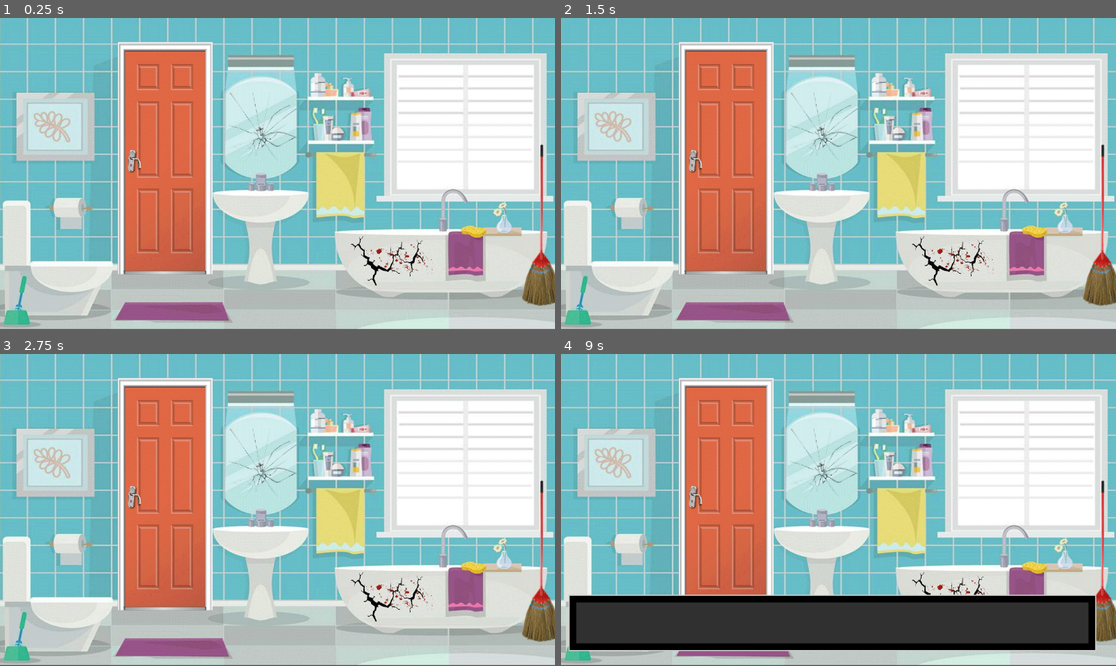
Above: before the commit, frames 1-4 (two rows, left to right).
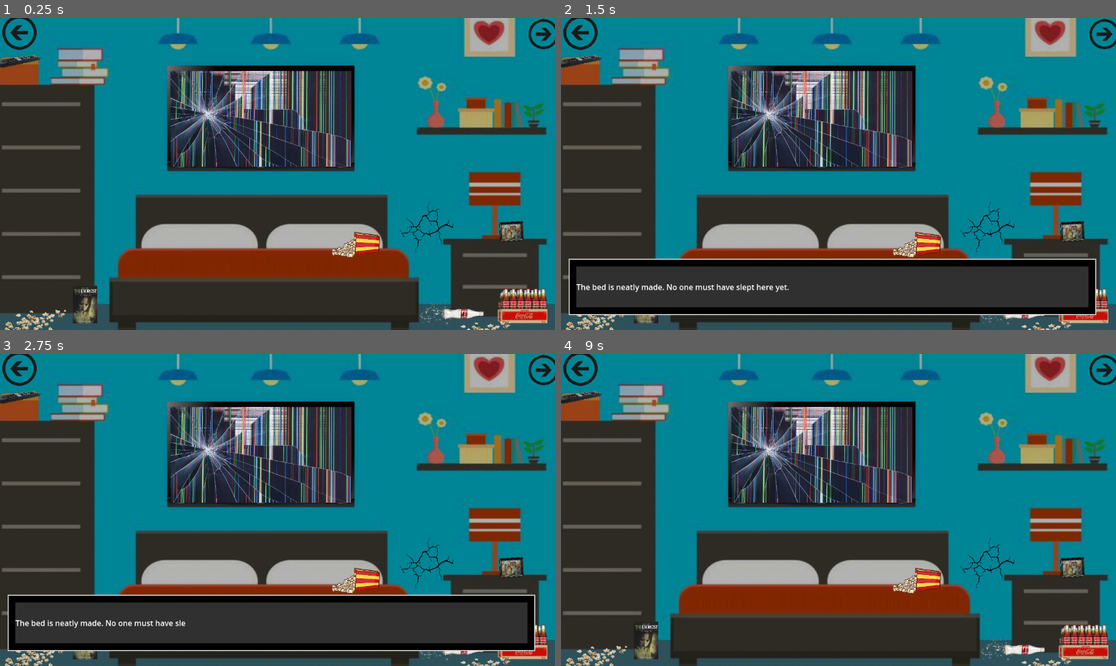
Above: after the commit, the same moments.

Repository: allenyxu2004/CabinConundrum
Game: Godot game, scene res://bathroom.tscn
Same seed, same stepped clock (60 frames per second), same inputs: the game is played once before the commit and once after it. Video files are missing from this copy of the repository; at most half a second of black plays in their place.
Inputs (mouse positions are in pixels of both pictures, inside the frame that each line leads up to):
- Up to frame 1 (0.25 s): no input
- Up to frame 2 (1.5 s): tap Enter at 0.5 s; move the mouse to (943, 261) at 0.52 s; click (943, 261) at 0.67 s; move the mouse to (882, 208) at 1.27 s; click (882, 208) at 1.42 s
- Up to frame 3 (2.75 s): tap Space at 2 s; click (321, 544) at 2.17 s
- Up to frame 4 (9 s): move the mouse to (599, 606) at 2.77 s; click (599, 606) at 2.92 s; tap Enter at 3.5, 5 s; move the mouse to (1005, 556) at 3.52 s; click (1005, 556) at 3.67 s; tap Space at 4.25, 5.75 s; move the mouse to (672, 463) at 4.27 s; click (672, 463) at 4.42 s; move the mouse to (866, 510) at 5.02 s; click (866, 510) at 5.17 s; move the mouse to (755, 432) at 5.77 s; click (755, 432) at 5.92 s; move the mouse to (960, 494) at 6.52 s; click (960, 494) at 6.67 s; move the mouse to (727, 525) at 7.27 s; click (727, 525) at 7.42 s; move the mouse to (894, 441) at 8.02 s; click (894, 441) at 8.17 s; move the mouse to (810, 572) at 8.77 s; click (810, 572) at 8.92 s

The runs differ from the first frame. In frame 1, 100% of the frame differs, in the area x 0-100%, y 0-100%; in frame 2, 99%; in frame 3, 100%; in frame 4, 92%.

Commit message:
Fixed bottle cutscene

Diff:
--- a/Cabin Conundrum/Bathroom.gd
+++ b/Cabin Conundrum/Bathroom.gd
@@ -11,17 +11,17 @@
 var bedroom = false
 # Called when the node enters the scene tree for the first time.
 func _ready():
-	$Camera2D.position.x = -90
-	$Camera2D.position.y = -70
+	$Camera2D.position.x = 2000
+	$Camera2D.position.y = 0
 	$CanvasLayer.visible = false
 	$MirrorCrack.visible = false
 	$BackArrow.visible = false
 	toggle_visiblity_off()
-	$VideoStreamPlayer.play()
-	await get_tree().create_timer(9.0).timeout
-	$TextBox.add_text("What the heck just happened? Where am I? I have to get out.")
-	await get_tree().create_timer(4.0).timeout
-	$TextBox.hide_textbox()
+#	$VideoStreamPlayer.play()
+#	await get_tree().create_timer(9.0).timeout
+#	$TextBox.add_text("What the heck just happened? Where am I? I have to get out.")
+#	await get_tree().create_timer(4.0).timeout
+#	$TextBox.hide_textbox()
 	$VideoStreamPlayer.visible = false
 	$Mirror.visible = true
 	$OpenMirror.visible = false
@@ -205,6 +205,7 @@
 		$BloodyBathtub.visible = false
 		$BathtubBloodyHands.visible = false
 		$BackArrow.visible = false
+		$Mirror.visible = true
 
 # ========================================================================
 # ========================================================================
@@ -306,16 +307,32 @@
 			$ExorcistFlashback.visible = false
 			display_text("That movie gave me some serious trauma.", 1.5)
 
+var crackCutscene = false
+
 func crack_interact(viewport, event, shape_idx):
 	if event is InputEventMouseButton and event.button_index == MOUSE_BUTTON_LEFT:
-		if bottles:
-			display_text("The crack here fits the shape of the bottle. I wonder...", 2.0)
-			$WallCrack.visible = true
-			$WallCrack.play()
-			await get_tree().create_timer(7.0)
-			$WallCrack.visible = false
-		else:
-			display_text("I wonder what made this crack in the wall", 1.5)
+		if crackCutscene == false:
+			display_text("The crack here fits the shape of a bottle. I wonder...", 1.5)
+			$wallcrack.visible = true
+			$wallcrack.play()
+			await get_tree().create_timer(8.0).timeout
+			$wallcrack.visible = false
+			display_text("I must have thrown it there.", 1.5)
+			crackCutscene = true
+		else:
+			display_text("I must have thrown a bottle there.", 1.5)
+
+
+#		display_text("The crack here fits the shape of the bottle. I wonder...", 2.0)
+#		await get_tree().create_timer(2.0)
+##			$wallcrack.visible = true
+##			$wallcrack.play()
+##			await get_tree().create_timer(7.0)
+##			$wallcrack.visible = false
+##			await get_tree().create_timer(7.0)
+#		display_text("I must have thrown it at the wall.", 2.0)
+##		elif bottles == false:
+##			display_text("I wonder what made this crack in the wall.", 1.5)
 
 
 func bottles_interact(viewport, event, shape_idx):
--- a/Cabin Conundrum/bathroom.tscn
+++ b/Cabin Conundrum/bathroom.tscn
@@ -433,17 +433,6 @@
 [node name="CollisionPolygon2D" type="CollisionPolygon2D" parent="Drawers"]
 polygon = PackedVector2Array(-1602.79, 3116.53, -1602.79, 9913.52, 4422.5, 9972.88, 4452.18, 13119.1, -1484.06, 13208.1, -1573.11, 16621.5, 2196.41, 16591.8, 2493.22, 14840.6, 4422.5, 14781.2, 4541.22, 13415.9, 4422.5, 3116.53)
 
-[node name="WallCrack" type="VideoStreamPlayer" parent="."]
-visible = false
-offset_left = 1424.0
-offset_top = -325.0
-offset_right = 3344.0
-offset_bottom = 763.0
-scale = Vector2(0.6, 0.6)
-stream = ExtResource("17_pjj7u")
-volume_db = -14.86
-buffering_msec = 900
-
 [node name="ToLivingRoom" type="Sprite2D" parent="."]
 position = Vector2(2536, -282)
 rotation = -3.14159
@@ -464,6 +453,18 @@
 scale = Vector2(0.6, 0.6)
 stream = ExtResource("17_4ft7b")
 volume_db = -15.1
+
+[node name="wallcrack" type="VideoStreamPlayer" parent="."]
+visible = false
+z_as_relative = false
+offset_left = 1424.0
+offset_top = -325.0
+offset_right = 3344.0
+offset_bottom = 763.0
+scale = Vector2(0.6, 0.6)
+stream = ExtResource("17_pjj7u")
+volume_db = -14.86
+buffering_msec = 900
 
 [node name="ToBathroom" type="Sprite2D" parent="."]
 position = Vector2(1480, -285)
